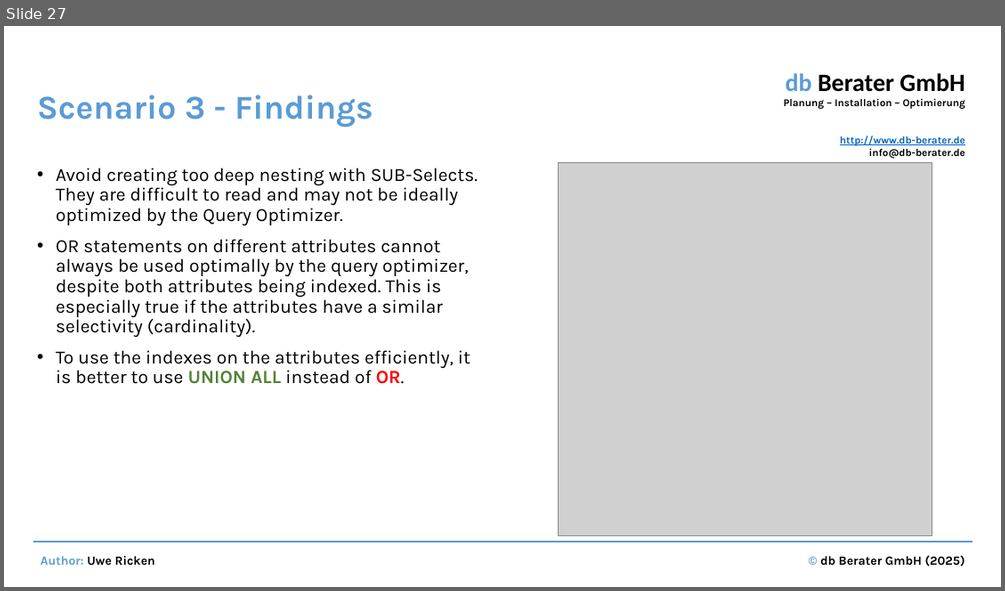
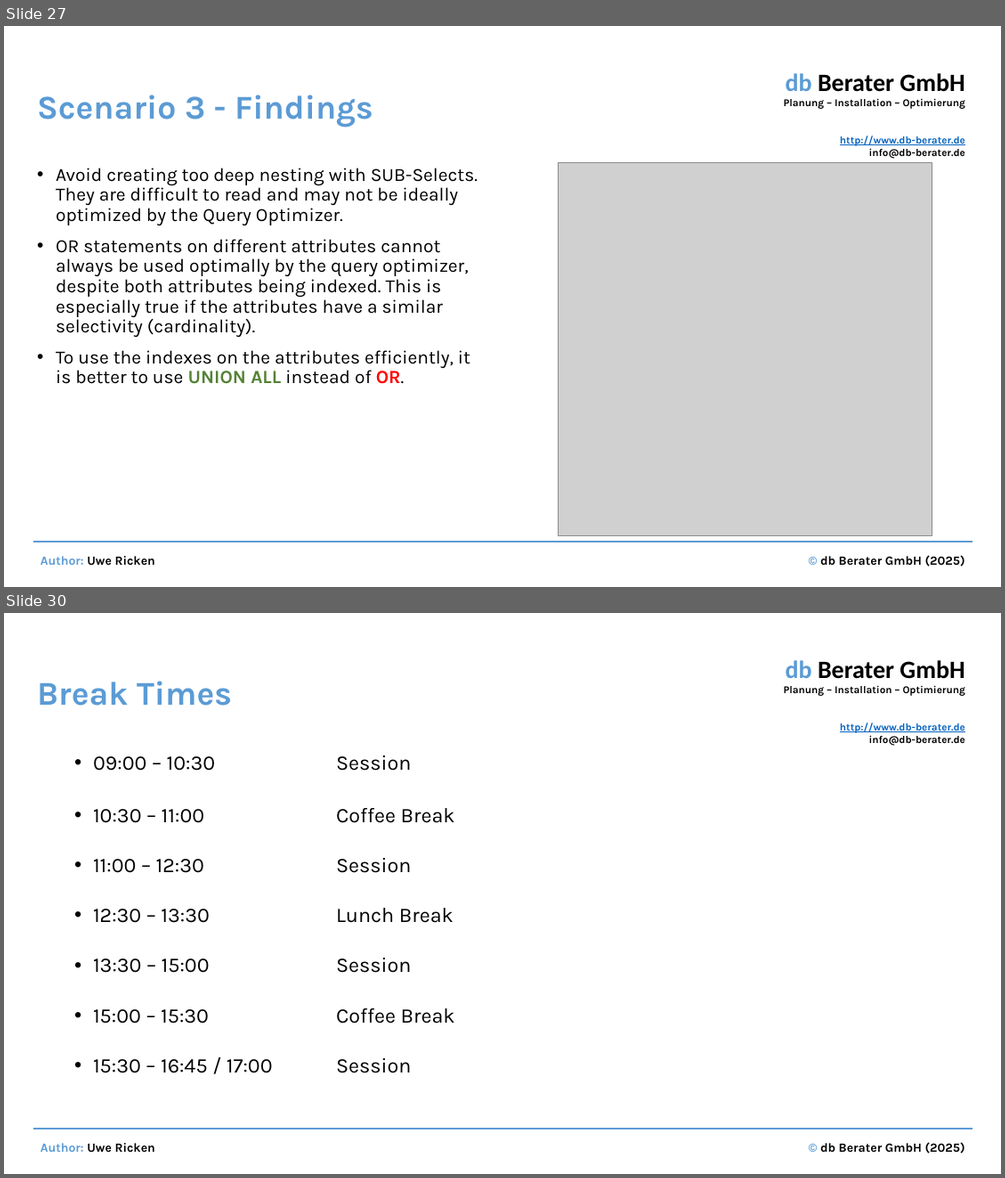
Before and after one commit to uricken1964/Workshop---Making-Bad-Codes-Better, a slide deck: Documents and Preparation/Performance optimization by identifying and correcting bad SQL code.pptx. Shown one above the other, each under a label of ours: slide 27 before the commit, slides 27 and 30 after it; the slides between them are not shown. The pictures are 1005x591 and 1005x1178 pixels, drawn with LibreOffice and Linux fonts; fonts in the diff are those of the drawing; grey boxes stand for pictures. Boxes give left, top, right and bottom in pixels: in the first picture for what was removed or moved away, otherwise in the second. Text is boxed around its words. In the diff, an @@ line names an element or a change of style, - is before the commit and + after.

```diff
--- a/Documents and Preparation/Performance optimization by identifying and correcting bad SQL code.pptx
+++ b/Documents and Preparation/Performance optimization by identifying and correcting bad SQL code.pptx
@@ slide 30 added at <box>4,613,1001,1174</box>, background #FFFFFF; not listed: 4 template elements that a slide beside it also shows @@
@@ title added at <box>37,681,232,706</box>, 32 pt, text #5B9BD5, bold @@
+Break Times
@@ text added at <box>93,755,455,1073</box>, 20 pt, text #000000 @@
+  • 09:00 – 10:30 Session
+  • 10:30 – 11:00 Coffee Break
+  • 11:00 – 12:30 Session
+  • 12:30 – 13:30 Lunch Break
+  • 13:30 – 15:00 Session
+  • 15:00 – 15:30 Coffee Break
+  • 15:30 – 16:45 / 17:00 Session
```
Also in this commit, not shown: 26 other slides added, 16 other files.
